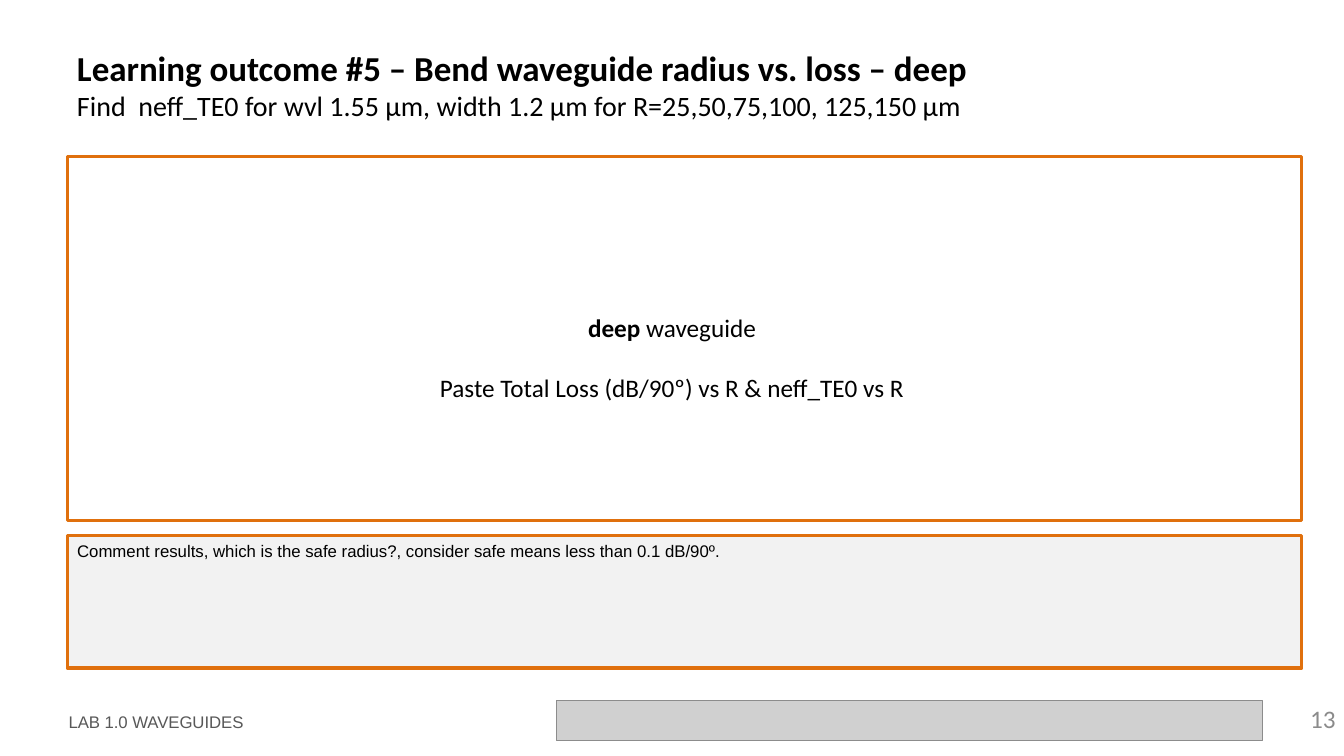
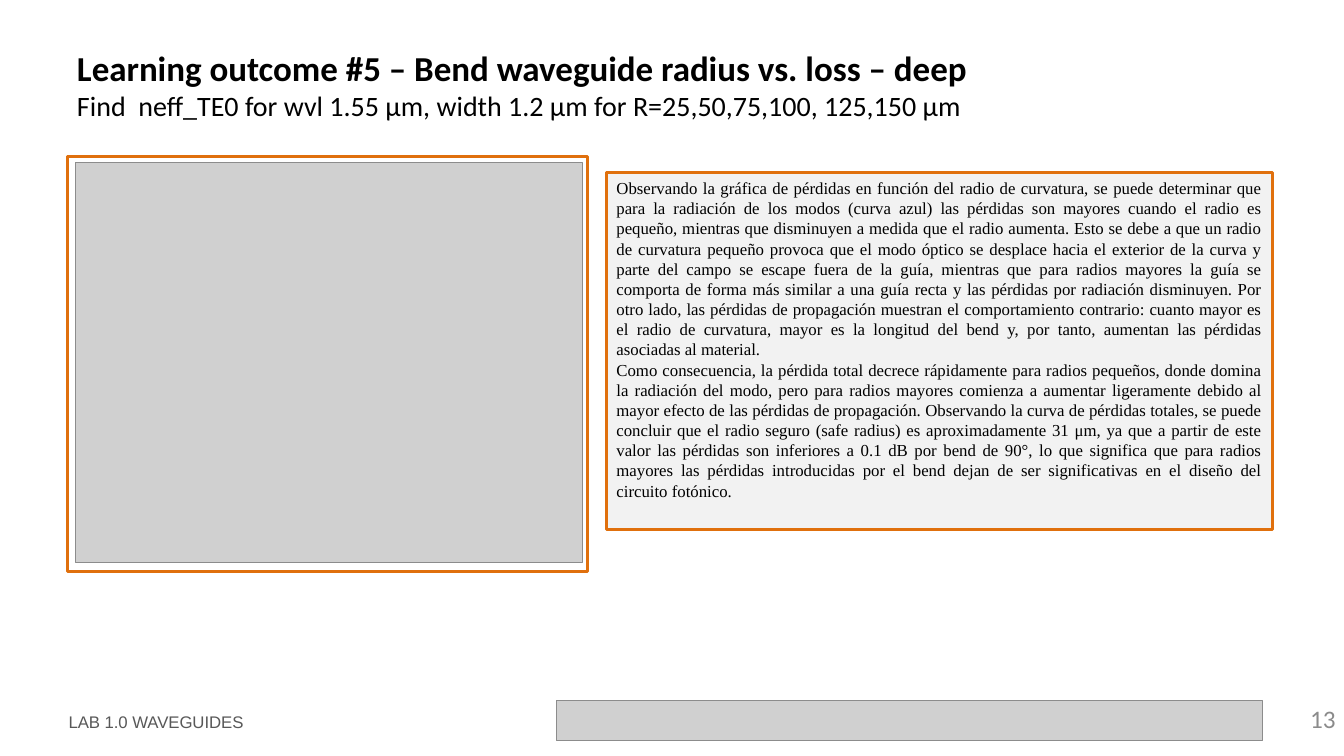
Before and after one commit to miiraandaa/cifoin-lab1, a slide deck: slide 13 of LabBook_10.pptx. Drawn at 1344x756 pixels with LibreOffice and Linux fonts; fonts in the diff are those of the drawing; grey boxes stand for pictures; background and template pictures are left out. Boxes give left, top, right and bottom in pixels: in the first picture for what was removed or moved away, otherwise in the second. Text is boxed around its words. In the diff, an @@ line names an element or a change of style, - is before the commit and + after.

```diff
--- a/LabBook_10.pptx
+++ b/LabBook_10.pptx
@@ rectangle: place and size @@
-rectangle at bbox=[68, 156, 1303, 521]
+rectangle at bbox=[68, 156, 589, 572]
@@ picture added at bbox=[76, 162, 583, 563] @@
@@ rectangle added at bbox=[607, 172, 1273, 528], fill #F2F2F2, outline #E0700D 2.25 pt, 12 pt, text #000000 @@
+Observando la gráfica de pérdidas en función del radio de curvatura, se puede determinar que para la radiación de los modos (curva azul) las pérdidas son mayores cuando el radio es pequeño, mientras que disminuyen a medida que el radio aumenta. Esto se debe a que un radio de curvatura pequeño provoca que el modo óptico se desplace hacia el exterior de la curva y parte del campo se escape fuera de la guía, mientras que para radios mayores la guía se comporta de forma más similar a una guía recta y las pérdidas por radiación disminuyen. Por otro lado, las pérdidas de propagación muestran el comportamiento contrario: cuanto mayor es el radio de curvatura, mayor es la longitud del bend y, por tanto, aumentan las pérdidas asociadas al material.
+Como consecuencia, la pérdida total decrece rápidamente para radios pequeños, donde domina la radiación del modo, pero para radios mayores comienza a aumentar ligeramente debido al mayor efecto de las pérdidas de propagación. Observando la curva de pérdidas totales, se puede concluir que el radio seguro (safe radius) es aproximadamente 31 μm, ya que a partir de este valor las pérdidas son inferiores a 0.1 dB por bend de 90°, lo que significa que para radios mayores las pérdidas introducidas por el bend dejan de ser significativas en el diseño del circuito fotónico.
@@ text removed at bbox=[440, 319, 904, 401] @@
-deep waveguide
-Paste Total Loss (dB/90º) vs R & neff_TE0 vs R
@@ rectangle removed at bbox=[68, 536, 1303, 668] @@
-Comment results, which is the safe radius?, consider safe means less than 0.1 dB/90º.
```
Also in this commit, not shown: 8 other slides changed, 6 slides added, 1 slide removed, 2 other files.
